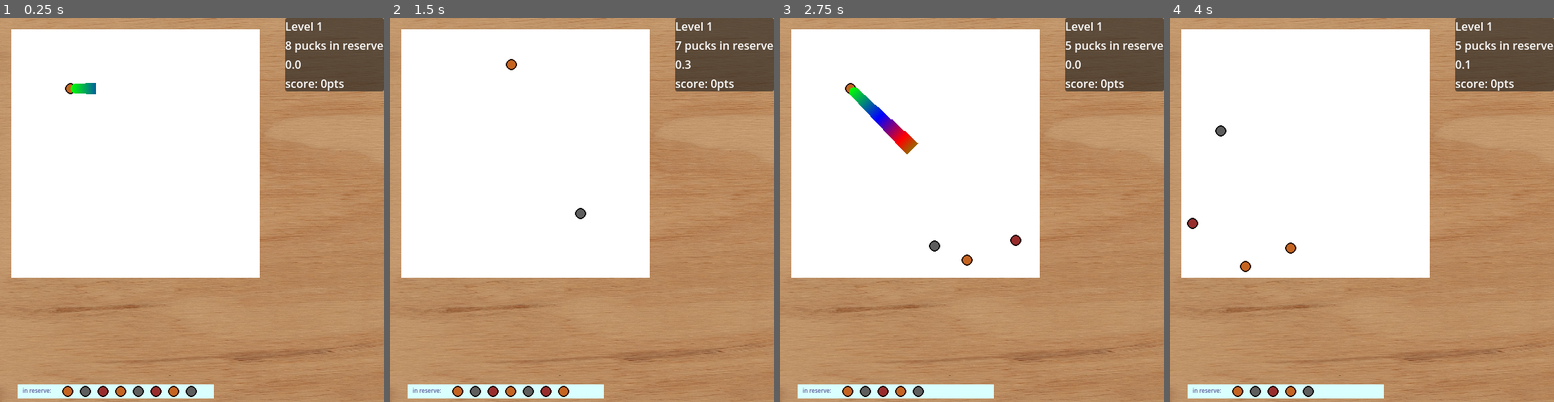
Above: before the commit, frames 1-4 (left to right).
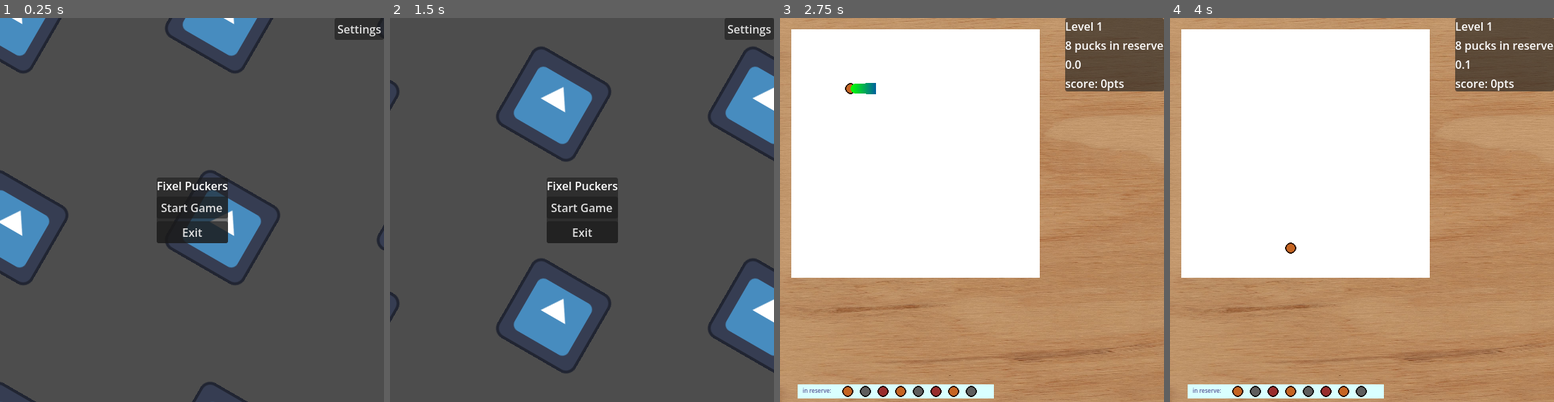
Above: after the commit, the same moments.

Repository: autumn-heights/levelherup-jam-2026
Game: Godot game, scene res://scenes/UI/splash_screen.tscn
Same seed, same stepped clock (60 frames per second), same inputs: the game is played once before the commit and once after it. Before the commit the project starts from res://scenes/world.tscn. The engine's default icon, where the game draws it, is replaced by a stand-in: a white triangle on a blue panel in a dark square.
Inputs (mouse positions are in pixels of both pictures, inside the frame that each line leads up to):
- Up to frame 1 (0.25 s): no input
- Up to frame 2 (1.5 s): click (750, 29) at 0.5 s, where only the run after the commit has a clickable "Settings"; click (750, 390) at 1.25 s, where only the run after the commit has a clickable "Return"
- Up to frame 3 (2.75 s): click (972, 206) at 2 s, where only the run after the commit has a clickable "Start Game"
- Up to frame 4 (4 s): move the mouse to (1446, 190) at 2.77 s; press the mouse at (1446, 190) at 2.78 s; move the mouse to (1285, 229) at 3.52 s; release the mouse at (1285, 229) at 3.53 s; click (1285, 229) at 3.6 s

The runs differ from the first frame. In frame 1, 97% of the frame differs, in the area x 0-100%, y 0-100%; in frame 2, 98%; in frame 3, 1.2%; in frame 4, 0.4%.

Commit message:
export fixes things

Diff:
--- a/fill-bucket-golf/World/level_grid.gd
+++ b/fill-bucket-golf/World/level_grid.gd
@@ -27,7 +27,9 @@
 # set the scene from the image filename (string, e.g. "res://ART/Beanz2.png")
 # returns the size of the image set (i.e. unique tiles e.g. 16 * 16, 32 * 32, etc)
 func construct_scene(fileName) -> Vector2i:
-	var image = Image.load_from_file(fileName)
+	var image = load(fileName).get_image()
+	if image.is_compressed():
+		image.decompress()
 	var regionMap = {} #Dictionary["color":, Array[Vector2i]]
 	for x in range(0, image.get_width()):
 		for y in range(0, image.get_height()):
--- a/fill-bucket-golf/project.godot
+++ b/fill-bucket-golf/project.godot
@@ -11,7 +11,7 @@
 [application]
 
 config/name="fill-bucket-golf"
-run/main_scene="uid://bqs5skvx6urnw"
+run/main_scene="uid://byvra88jh0quv"
 config/features=PackedStringArray("4.7", "Forward Plus")
 config/icon="res://icon.svg"
 
--- a/fill-bucket-golf/scenes/Audio/sample_player.gd
+++ b/fill-bucket-golf/scenes/Audio/sample_player.gd
@@ -7,8 +7,8 @@
 func play_sample(type: String):
 	match type:
 		"Wall":
-			print(get_parent(), " sampler, playing a thump")
+			#print(get_parent(), " sampler, playing a thump")
 			get_stream_playback().play_stream(thump)
 		"Puck":
-			print(get_parent(), " sampler, playing a clink")
+			#print(get_parent(), " sampler, playing a clink")
 			get_stream_playback().play_stream(clink)
--- a/fill-bucket-golf/scenes/UI/inventory.gd
+++ b/fill-bucket-golf/scenes/UI/inventory.gd
@@ -17,17 +17,17 @@
 
 
 func add_display_pucks(colour_id_array):
-	print(add_display_pucks)
+	#print(add_display_pucks)
 	for colour_id in colour_id_array:
 		var new_puck = scene_puck.instantiate()
 		my_display_pucks.append(new_puck)
 		add_child(new_puck)
 		new_puck.set_puck_colour(colour_id)
 		new_puck.position = PUCK_DISPLAY_OFFSET*my_display_pucks.size()
-		print('position: ', position, ', new_puck.position: ', new_puck.position)
+		#print('position: ', position, ', new_puck.position: ', new_puck.position)
 		new_puck.freeze = true
 		new_puck.freeze_mode = 0
-		print(new_puck, ', ', new_puck.position)
+		#print(new_puck, ', ', new_puck.position)
 
 func remove_display_puck():
 	var puck_to_remove = my_display_pucks.pop_back()
--- a/fill-bucket-golf/scenes/UI/splash_screen.gd
+++ b/fill-bucket-golf/scenes/UI/splash_screen.gd
@@ -14,7 +14,7 @@
 	for button in get_tree().get_nodes_in_group("Button"):
 		button.pressed.connect(button_handler.bind(button))
 func button_handler(button):
-	print(button, " pressed")
+	#print(button, " pressed")
 	match button.name:
 		"StartButton":
 			##load first level
@@ -31,7 +31,7 @@
 
 func set_parralax():
 	var v_rect = get_viewport().get_visible_rect()
-	print("visible size: ", v_rect.size)
+	#print("visible size: ", v_rect.size)
 	parallax_sprite.position = get_viewport().get_visible_rect().size * 0.5
 	parallax_sprite.rotation = deg_to_rad(sprite_rotation_deg)
 	parallax_2d.repeat_size = Vector2.ONE * sprite_spacing
--- a/fill-bucket-golf/scenes/UI/splash_screen.tscn
+++ b/fill-bucket-golf/scenes/UI/splash_screen.tscn
@@ -53,8 +53,6 @@
 grow_horizontal = 0
 text = "Settings"
 
-[node name="CanvasLayer" type="CanvasLayer" parent="." unique_id=1592600503]
-
 [node name="Settings" type="Control" parent="." unique_id=440578215]
 layout_mode = 3
 anchors_preset = 15
@@ -71,10 +69,23 @@
 grow_horizontal = 2
 grow_vertical = 2
 
-[node name="Label" type="Label" parent="Settings/PanelContainer2" unique_id=1222958989]
+[node name="VBoxContainer" type="VBoxContainer" parent="Settings/PanelContainer2" unique_id=1245751703]
+layout_mode = 2
+size_flags_horizontal = 4
+size_flags_vertical = 4
+
+[node name="Label" type="Label" parent="Settings/PanelContainer2/VBoxContainer" unique_id=1222958989]
 layout_mode = 2
 theme_override_font_sizes/font_size = 24
 text = "Jokes on us... nothings here yet...?"
+horizontal_alignment = 1
+
+[node name="Label2" type="Label" parent="Settings/PanelContainer2/VBoxContainer" unique_id=1303794473]
+layout_mode = 2
+theme_override_font_sizes/font_size = 24
+text = "Click and release to launch pucks
+more colored cells means more points
+discover the art within!"
 horizontal_alignment = 1
 
 [node name="CloseSettings" type="Button" parent="Settings" unique_id=19147665 groups=["Button"]]
--- a/fill-bucket-golf/scenes/world.gd
+++ b/fill-bucket-golf/scenes/world.gd
@@ -138,7 +138,7 @@
 	score_label.text = "Score: " + str(snapped(total_score, 1)) + "pts"
 
 
-@export var table_border = 20
+@export var table_border = Vector2(100, 100)
 @export var element_buffer = 10
 
 func load_level(level_id):
@@ -151,10 +151,9 @@
 	orgainse_screen_elements()
 
 func orgainse_screen_elements():
-	var board_area = level_grid.get_used_rect()
-	var h_ui = ui_layer.info_container
-	var v_ui = inventory
-	pass
+	var board_area : Vector2 = level_grid.get_used_rect().size * level_grid.tile_set.tile_size
+	#print(board_area)
+	#DisplayServer.window_set_size(board_area + table_border)
 
 func wrap_up_level():
 	#TODO ask the level for how well it's coloured in and get a score
Not shown, added: fill-bucket-golf/export_presets.cfg
Not shown, added: fill-bucket-golf.pck
